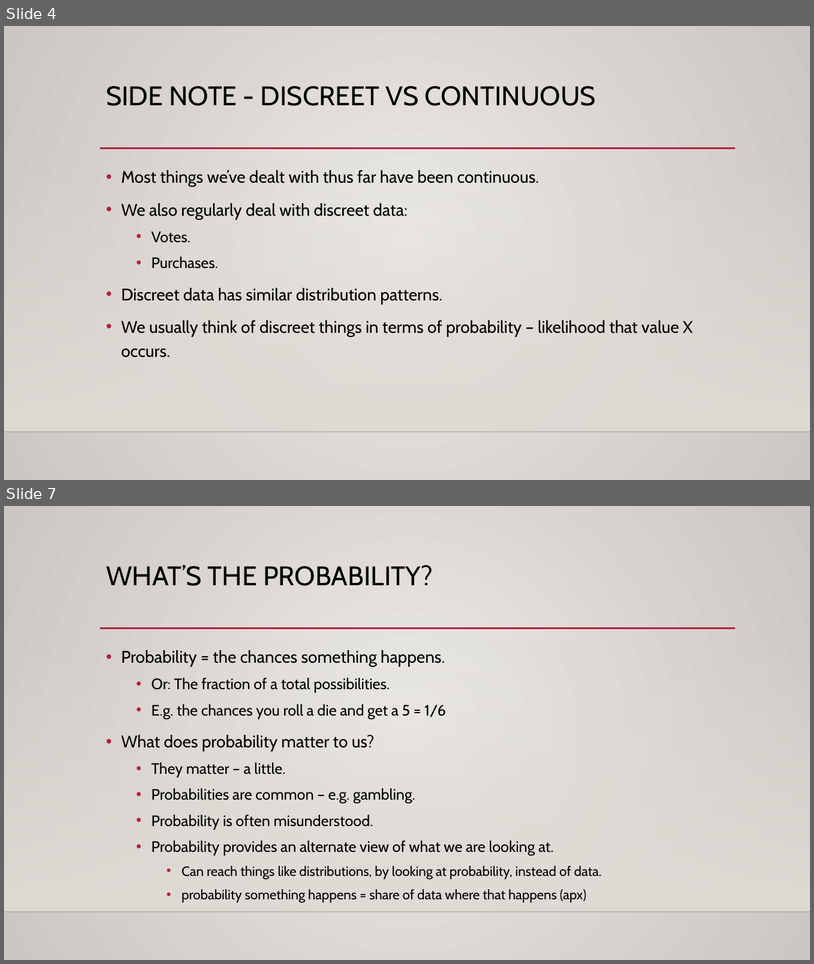
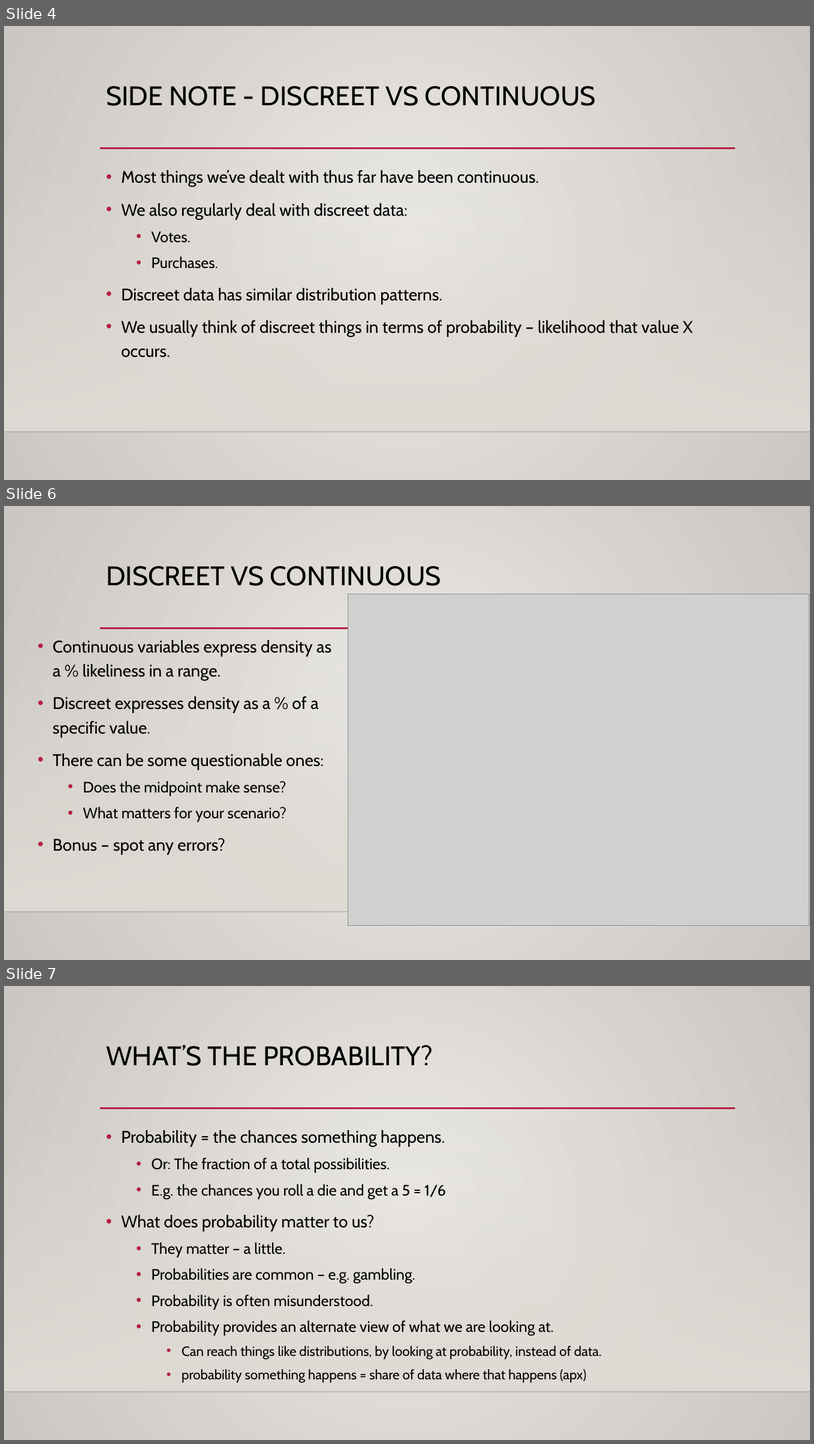
Before and after one commit to AkeemSemperDataScience/Basic_Stats_in_Python_Student_Repository, a slide deck: reference_material/slides/013_Probability_and_Bayes.pptx. Shown one above the other, each under a label of ours: slides 4 and 7 before the commit, slides 4, 6 and 7 after it; the slides between them are not shown. The pictures are 814x964 and 814x1444 pixels, drawn with LibreOffice and Linux fonts; fonts in the diff are those of the drawing; grey boxes stand for pictures; background and template pictures are left out. Boxes give left, top, right and bottom in pixels: in the first picture for what was removed or moved away, otherwise in the second. Text is boxed around its words. In the diff, an @@ line names an element or a change of style, - is before the commit and + after.

```diff
--- a/reference_material/slides/013_Probability_and_Bayes.pptx
+++ b/reference_material/slides/013_Probability_and_Bayes.pptx
@@ slide 6 added at (x1=4, y1=506, x2=810, y2=960), background gradient #ECEAE7 to #CAC7C1; not listed: 3 template elements that a slide beside it also shows @@
@@ title added at (x1=106, y1=566, x2=441, y2=586), 32 pt, text #000000 @@
+DISCREET VS CONTINUOUS
@@ picture added at (x1=348, y1=594, x2=810, y2=925) @@
@@ text added at (x1=53, y1=640, x2=332, y2=854), 20 pt, text #000000 @@
+• Continuous variables express density as a % likeliness in a range.
+• Discreet expresses density as a % of a specific value.
+• There can be some questionable ones:
+  • Does the midpoint make sense?
+  • What matters for your scenario?
+• Bonus – spot any errors?
```
Also in this commit, not shown: 1 slide changed, 1 other slide added, 2 slides removed, 5 other files.
